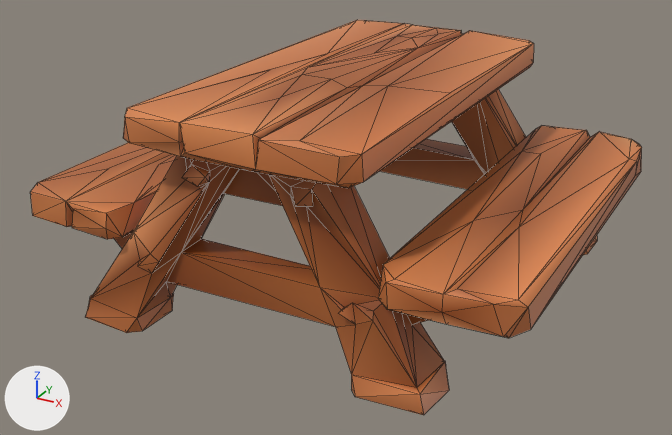
A saved change to the glTF model public/models/prop_picnic.glb.
Camera for both pictures: a 50 mm lens placed at (1.49, -2.85, 1.63), pointed at (-0.03, -0.09, 0.25). Arrows for +X, +Y and +Z are at lower left; the lights stay in place. The first picture is the older version. Mesh edges are drawn as thin lines. Where no turn or scale is listed for an object, it has been applied to the vertices.

The older version as bpy lines, for what is in view:
```python
mat_material_0 = bpy.data.materials.new('Material_0')
mat_material_0.use_nodes = True; mat_material_0.node_tree.nodes.clear()
_N = mat_material_0.node_tree.nodes; _L = mat_material_0.node_tree.links
n0 = _N.new('ShaderNodeBsdfPrincipled'); n0.name = 'Principled BSDF'
n1 = _N.new('ShaderNodeOutputMaterial'); n1.name = 'Material Output'
n2 = _N.new('ShaderNodeVertexColor'); n2.name = 'Color Attribute'
_L.new(n0.outputs[0], n1.inputs[0])  # 'BSDF' to 'Surface'
_L.new(n2.outputs[0], n0.inputs[0])  # 'Color' to 'Base Color'
me_mesh_0 = bpy.data.meshes.new('Mesh_0')
me_mesh_0.from_pydata(...)  # 381 vertices, 793 faces; spans x -0.9..0.9, y -0.8..0.8, z -0.4..0.4
me_mesh_0.materials.append(mat_material_0)
ob_mesh_0 = bpy.data.objects.new('Mesh_0', me_mesh_0)
ob_mesh_0.location = (0.0, 0.0, 0.4)
```
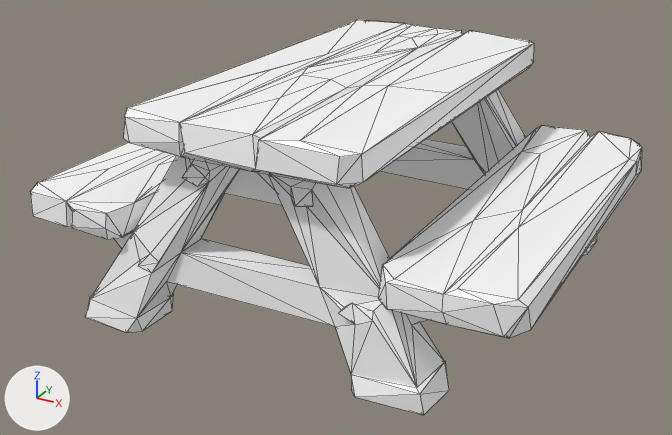
Edits to the bpy script that builds the scene:
```text
Change mat_material_0:
    where n0 = _N.new('ShaderNodeBsdfPrincipled'); n0.name = 'Principled BSDF'
    add n0.inputs[0].default_value = (1.0, 1.0, 1.0, 1.0)  # 'Base Color', white #ffffff
    remove n2 = _N.new('ShaderNodeVertexColor'); n2.name = 'Color Attribute'
    remove _L.new(n2.outputs[0], n0.inputs[0])  # 'Color' to 'Base Color'
```

Pixel boxes (x1, y1, x2, y2) of what changed, in the pictures (672 x 435 px):
'Mesh_0', recoloured (lighter)
    both: (30, 20, 642, 415)
